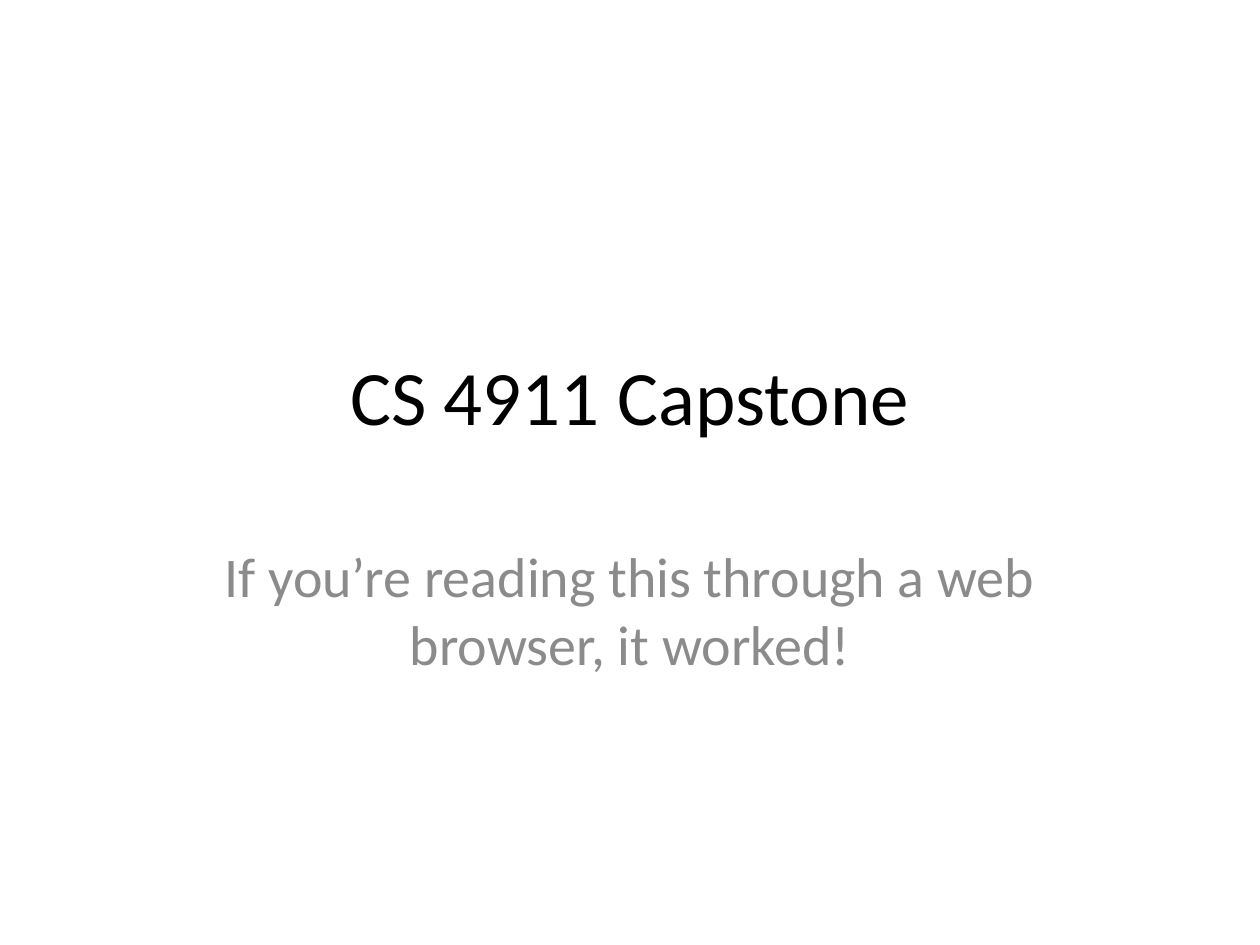
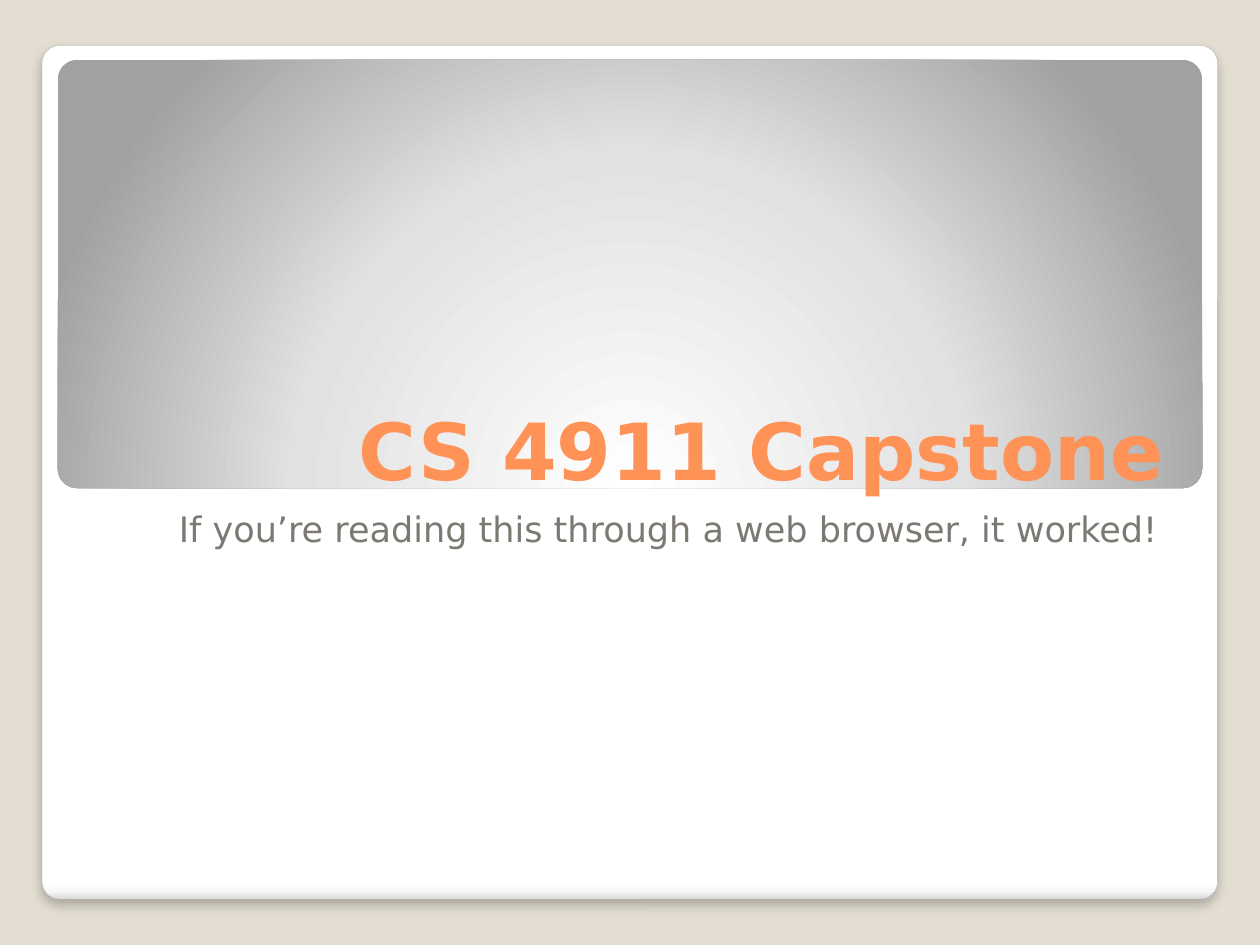
Before and after one commit to coremayo/homerweb, a slide deck: slide 1 of resources/Neuro 2009/Brain Explosions/sample_presentation.pptx. Drawn at 1260x945 pixels with LibreOffice and Linux fonts; fonts in the diff are those of the drawing. Boxes give left, top, right and bottom in pixels: in the first picture for what was removed or moved away, otherwise in the second. Text is boxed around its words. In the diff, an @@ line names an element or a change of style, - is before the commit and + after.

```diff
--- a/resources/Neuro 2009/Brain Explosions/sample_presentation.pptx
+++ b/resources/Neuro 2009/Brain Explosions/sample_presentation.pptx
@@ background #FFFFFF to #E3DED1 @@
@@ rounded rectangle added at (42, 45, 1217, 900), fill gradient #FFFFFF to #F7F7F7 to #DADADA, outline #A4A4A4 0.16 pt @@
@@ rounded rectangle added at (58, 59, 1202, 488), fill gradient #FFFFFF to #E1E1E1 to #A2A2A2 @@
@@ title "CS 4911 Capstone": place and size @@
-title "CS 4911 Capstone" at (350, 375, 909, 438)
+title "CS 4911 Capstone" at (359, 417, 1164, 497)
@@ title "CS 4911 Capstone" at (359, 417, 1164, 497): size 44 to 45 pt, font Calibri to DejaVu Sans, text colour #000000 to #FF9258, bold on; alignment centre to right; vertical alignment middle to bottom @@
@@ subtitle "If you’re reading this through ...": place and size @@
-subtitle "If you’re reading this through ..." at (225, 558, 1034, 672)
+subtitle "If you’re reading this through ..." at (179, 515, 1157, 549)
@@ subtitle "If you’re reading this through ..." at (179, 515, 1157, 549): size 32 to 20 pt, font Calibri to DejaVu Sans, text colour #8C8C8C to #7C7A72; alignment centre to right; indent changed; less space between paragraphs @@
```
Also in this commit, not shown: 1 slide added.
